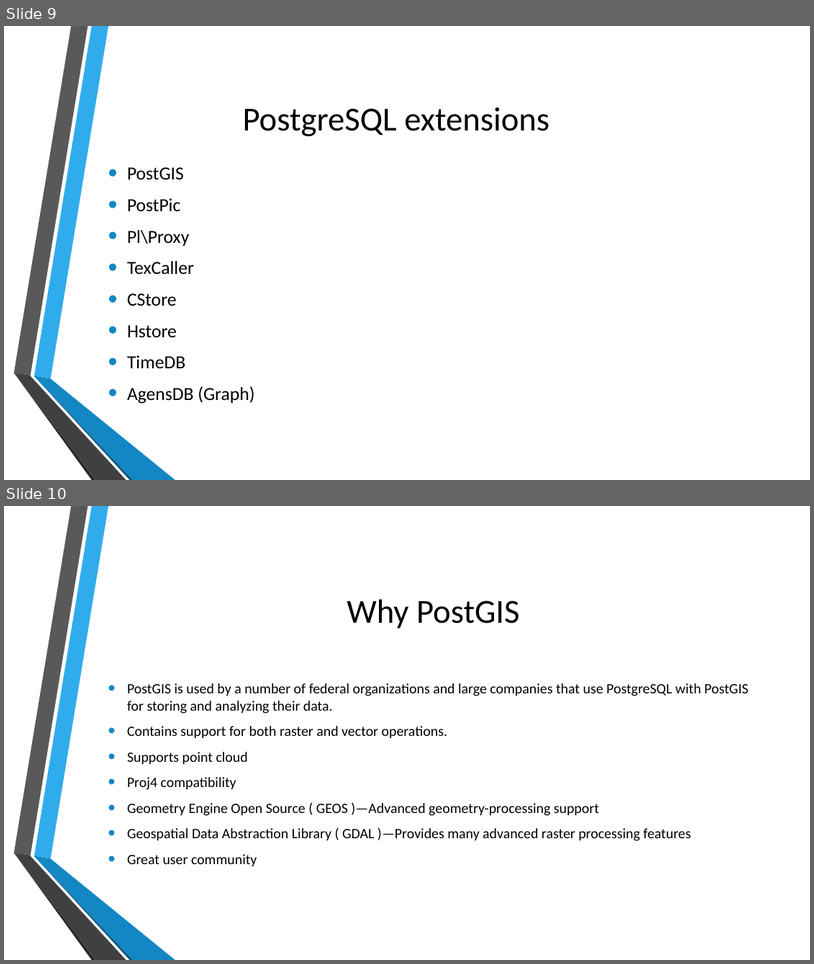
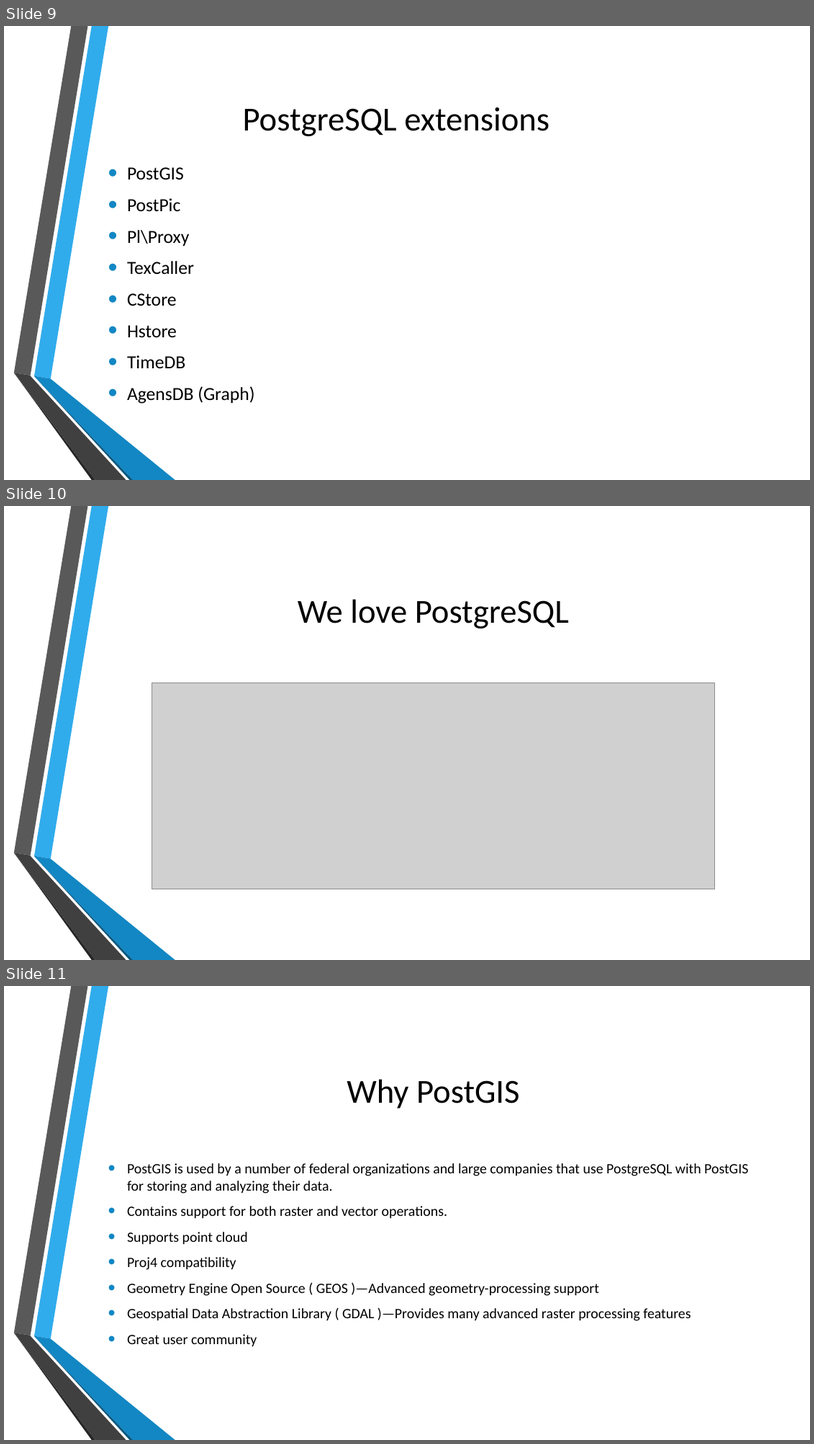
Before and after one commit to MGIS-UMN/GIS5577_week1, a slide deck: why_postgresql.odp. Shown one above the other, each under a label of ours: slides 9 and 10 before the commit, slides 9, 10 and 11 after it. The pictures are 814x964 and 814x1444 pixels, drawn with LibreOffice and Linux fonts; fonts in the diff are those of the drawing; grey boxes stand for pictures; background and template pictures are left out. Boxes give left, top, right and bottom in pixels: in the first picture for what was removed or moved away, otherwise in the second. Text is boxed around its words. In the diff, an @@ line names an element or a change of style, - is before the commit and + after.

```diff
--- a/why_postgresql.odp
+++ b/why_postgresql.odp
@@ slide 10 added at <box>4,506,810,960</box>, background picture (left out); not listed: 6 template elements that a slide beside it also shows @@
@@ title added at <box>298,599,569,628</box>, 40 pt, text #000000 @@
+We love PostgreSQL
@@ picture added at <box>152,682,715,890</box> @@
@@ what was slide 10 is now slide 11 @@
```
Also in this commit, not shown: 1 slide changed, 2 other slides added.
